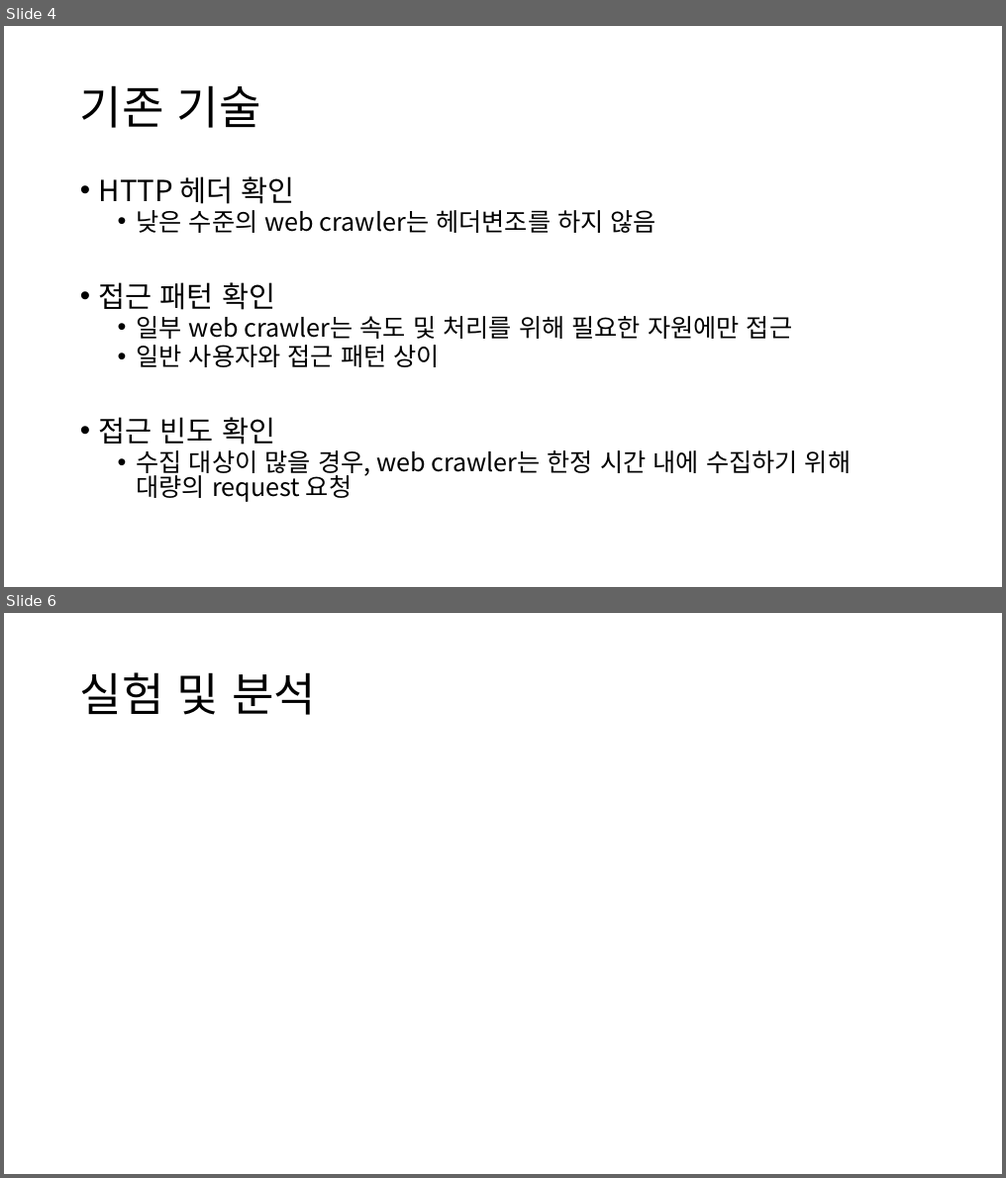
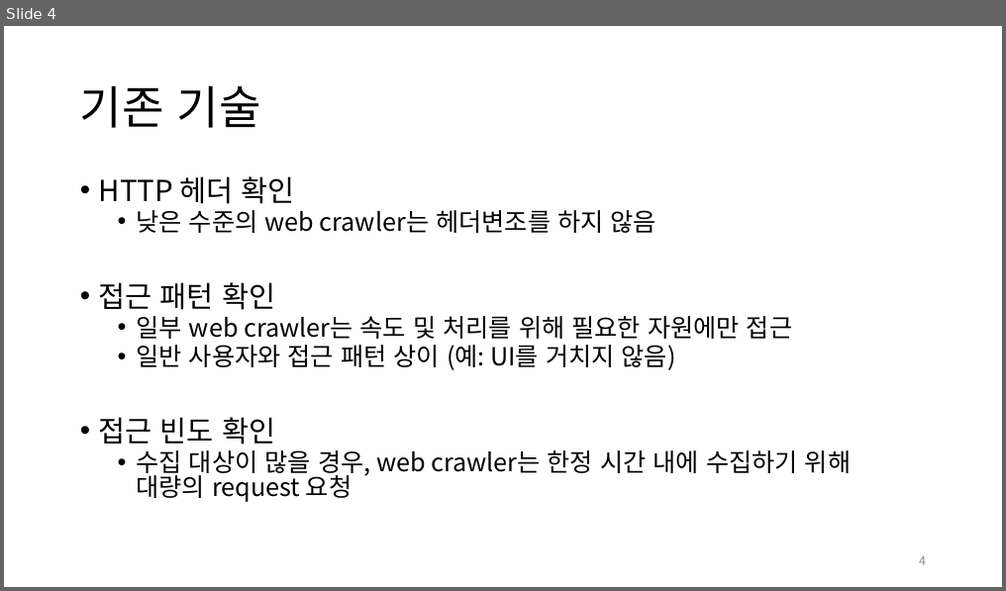
Before and after one commit to diemori/anti-crawler, a slide deck: 30_Presentation/AntiCrawlerLTM_노인우_20180611.pptx. Shown one above the other, each under a label of ours: slides 4 and 6 before the commit, slide 4 after it; the slides between them are not shown. The pictures are 1006x1178 and 1006x591 pixels, drawn with LibreOffice and Linux fonts; fonts in the diff are those of the drawing. Boxes give left, top, right and bottom in pixels: in the first picture for what was removed or moved away, otherwise in the second. Text is boxed around its words. In the diff, an @@ line names an element or a change of style, - is before the commit and + after.

```diff
--- a/30_Presentation/AntiCrawlerLTM_노인우_20180611.pptx
+++ b/30_Presentation/AntiCrawlerLTM_노인우_20180611.pptx
@@ slide 6 removed at <box>4,613,1002,1174</box>, background #FFFFFF @@
@@ title removed at <box>80,672,316,715</box> @@
-실험 및 분석
@@ slide 4 changed as well @@
@@ text at <box>137,345,676,371</box>: text changed @@
-  • 일반 사용자와 접근 패턴 상이
+  • 일반 사용자와 접근 패턴 상이 (예: UI를 거치지 않음)
@@ page number added at <box>919,557,926,566</box>, 12 pt, text #8C8C8C @@
+4
```
Also in this commit, not shown: 5 other slides changed, 4 slides added, 5 other files.
